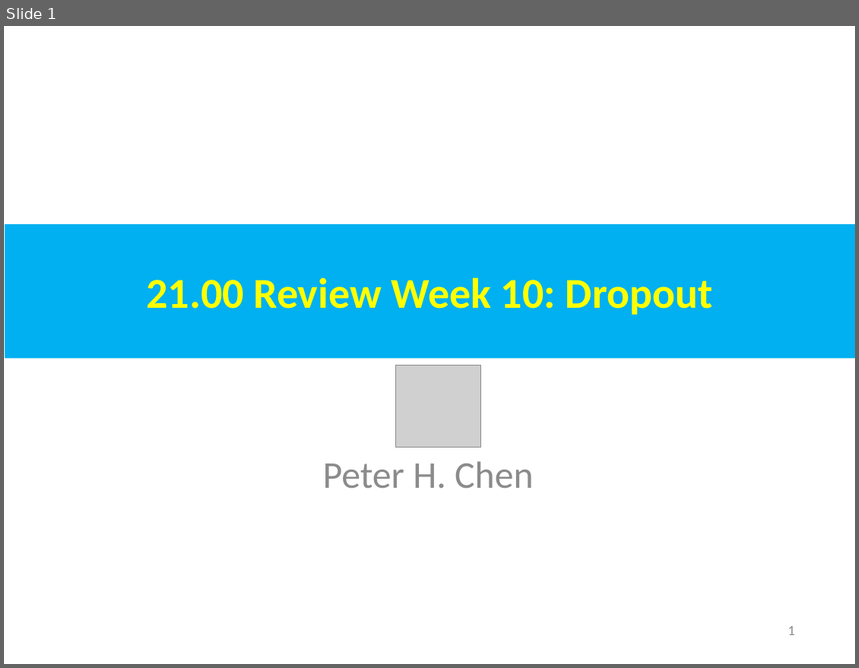
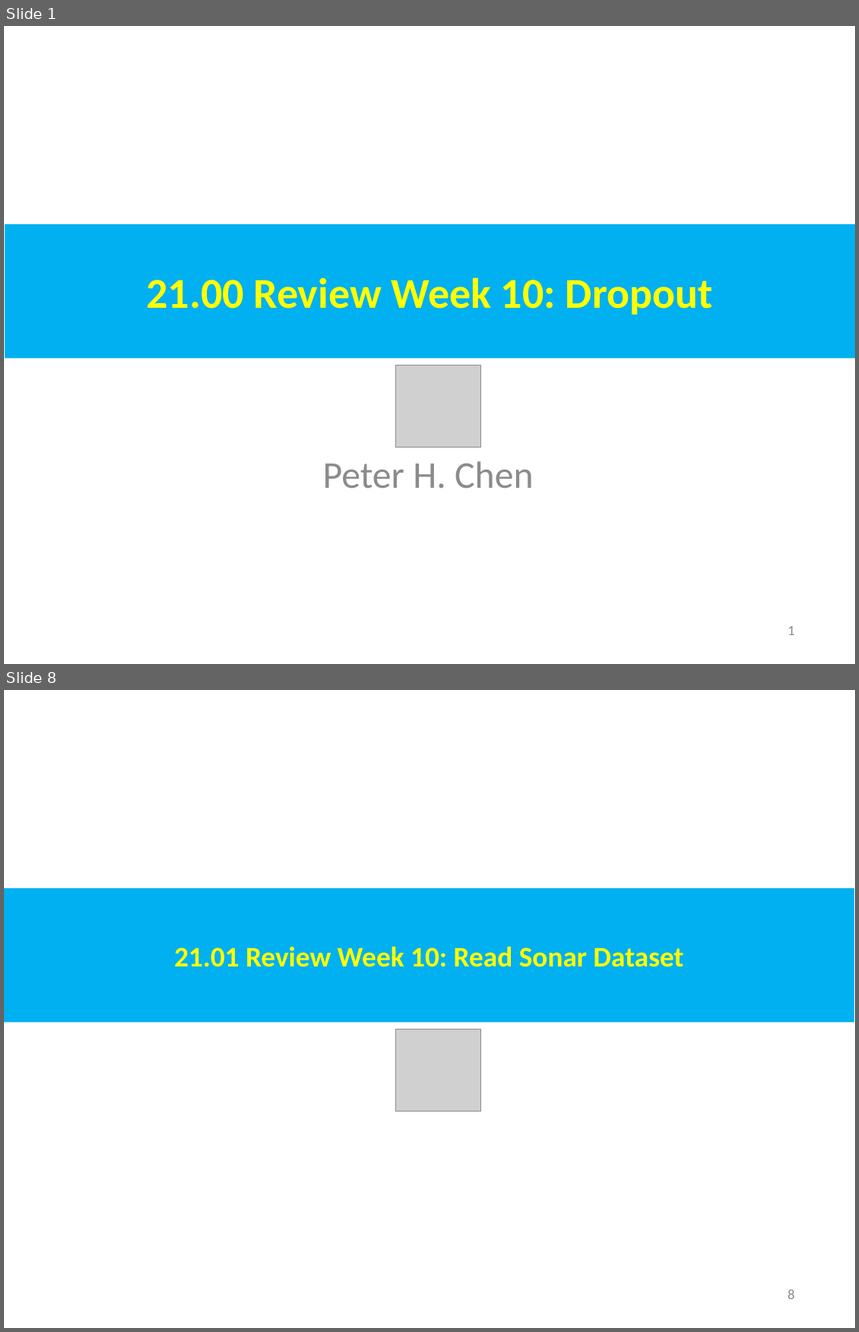
Before and after one commit to peterhchen/AIU_CS512_DL, a slide deck: 000_Lecture_Project/week11/001_Video/21.00_w10_review_Dropout.ppt. Shown one above the other, each under a label of ours: slide 1 before the commit, slides 1 and 8 after it; the slides between them are not shown. The pictures are 859x668 and 859x1332 pixels, drawn with LibreOffice and Linux fonts; fonts in the diff are those of the drawing; grey boxes stand for pictures. Boxes give left, top, right and bottom in pixels: in the first picture for what was removed or moved away, otherwise in the second. Text is boxed around its words. In the diff, an @@ line names an element or a change of style, - is before the commit and + after.

```diff
--- a/000_Lecture_Project/week11/001_Video/21.00_w10_review_Dropout.ppt
+++ b/000_Lecture_Project/week11/001_Video/21.00_w10_review_Dropout.ppt
@@ slide 8 added at bbox=[4, 690, 855, 1328], background #FFFFFF @@
@@ rectangle added at bbox=[4, 888, 854, 1023], fill #00B0F0, 24 pt, text #FFFF00, bold @@
+21.01 Review Week 10: Read Sonar Dataset
@@ picture added at bbox=[396, 1030, 481, 1113] @@
@@ page number added at bbox=[788, 1290, 794, 1300], 12 pt, text #8B8B8B @@
+8
```
Also in this commit, not shown: 7 slides changed, 9 other slides added.
